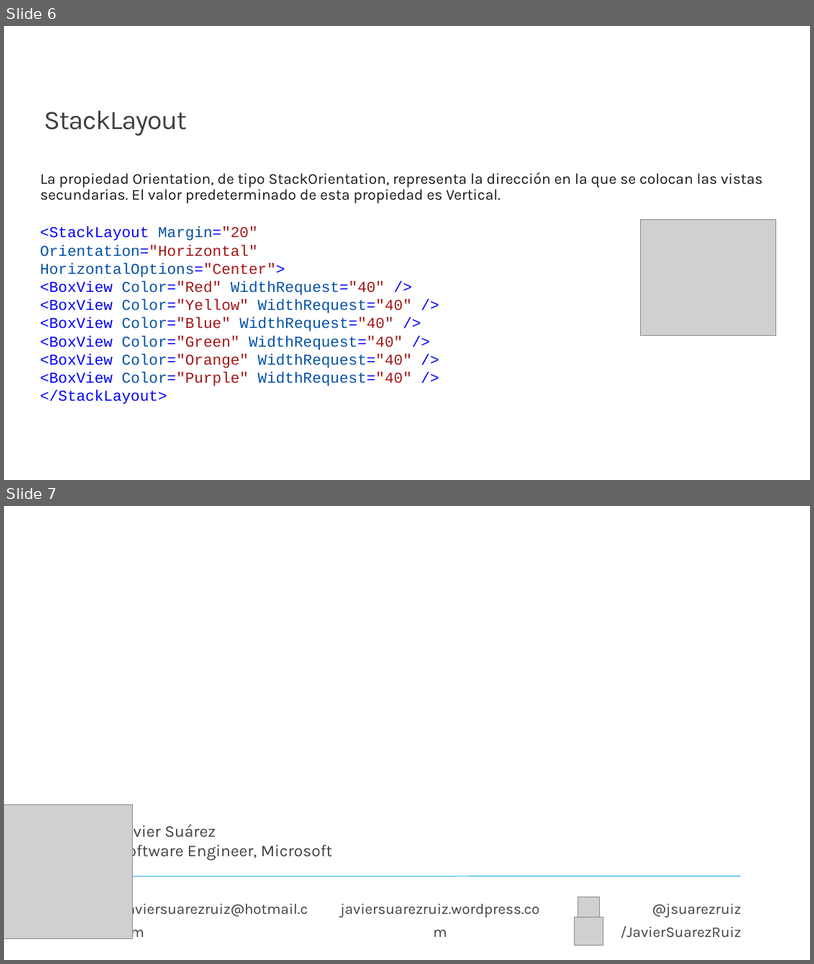
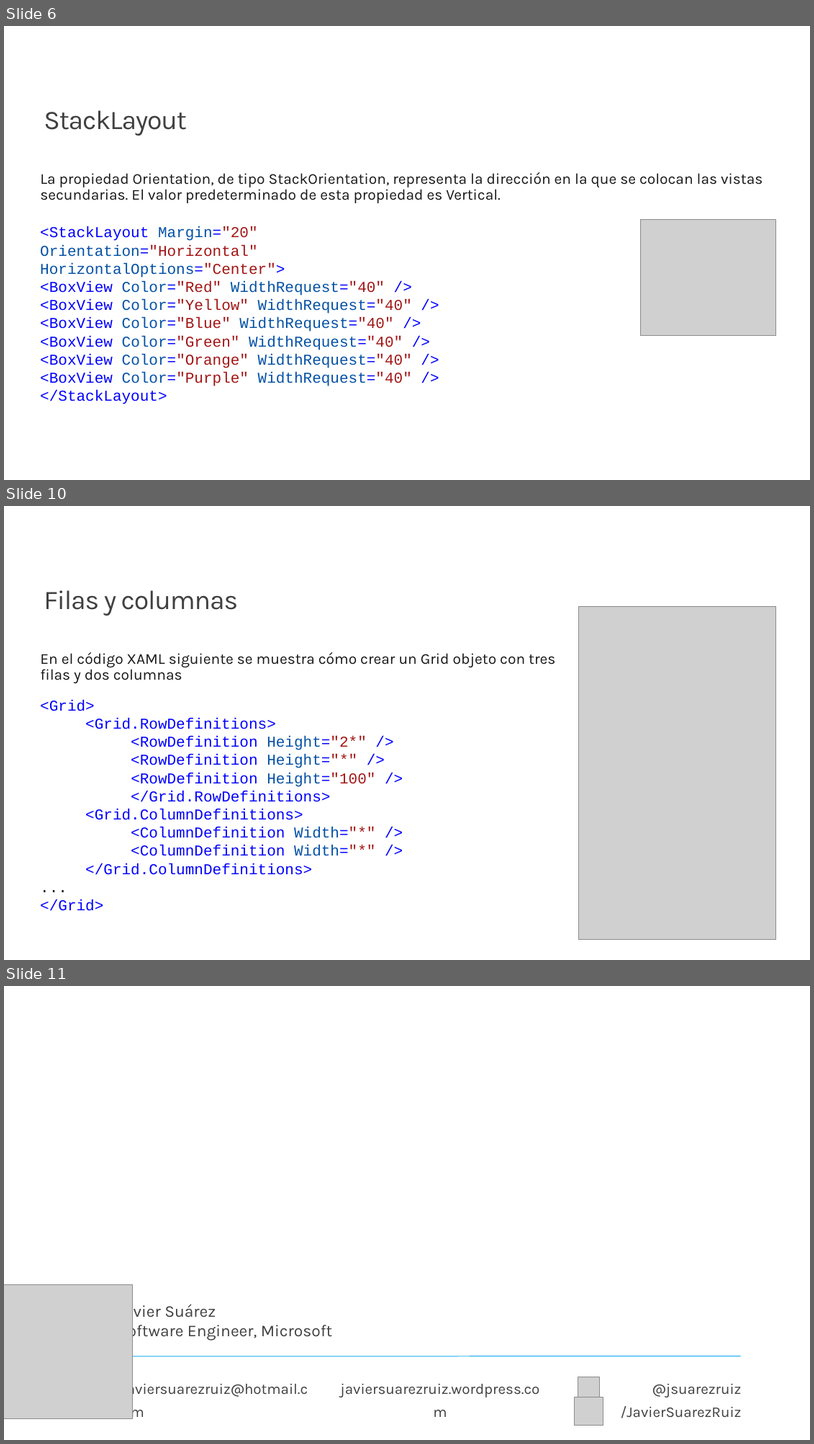
Before and after one commit to jsuarezruiz/taller-dotnet-maui, a slide deck: Bloque 4 - Creación de la UI/Taller17 - Layouts.pptx. Shown one above the other, each under a label of ours: slides 6 and 7 before the commit, slides 6, 10 and 11 after it; the slides between them are not shown. The pictures are 814x964 and 814x1444 pixels, drawn with LibreOffice and Linux fonts; fonts in the diff are those of the drawing; grey boxes stand for pictures; background and template pictures are left out. Boxes give left, top, right and bottom in pixels: in the first picture for what was removed or moved away, otherwise in the second. Text is boxed around its words. In the diff, an @@ line names an element or a change of style, - is before the commit and + after.

```diff
--- a/Bloque 4 - Creación de la UI/Taller17 - Layouts.pptx
+++ b/Bloque 4 - Creación de la UI/Taller17 - Layouts.pptx
@@ slide 10 added at (4, 506, 810, 960), background #FFFFFF @@
@@ title added at (44, 590, 238, 615), 32 pt, text #404040 @@
+Filas y columnas
@@ picture added at (579, 606, 777, 939) @@
@@ text added at (40, 652, 556, 683), 18 pt, text #171717 @@
+En el código XAML siguiente se muestra cómo crear un Grid objeto con tres filas y dos columnas
@@ text added at (40, 700, 376, 911), 18 pt, text #0101FD @@
+<Grid>
+<Grid.RowDefinitions>
+<RowDefinition Height="2*" />
+<RowDefinition Height="*" />
+<RowDefinition Height="100" />
+</Grid.RowDefinitions>
+<Grid.ColumnDefinitions>
+<ColumnDefinition Width="*" />
+<ColumnDefinition Width="*" />
+</Grid.ColumnDefinitions>
+...
+</Grid>
@@ what was slide 7 is now slide 11 @@
```
Also in this commit, not shown: 3 other slides added, 2 other files.
